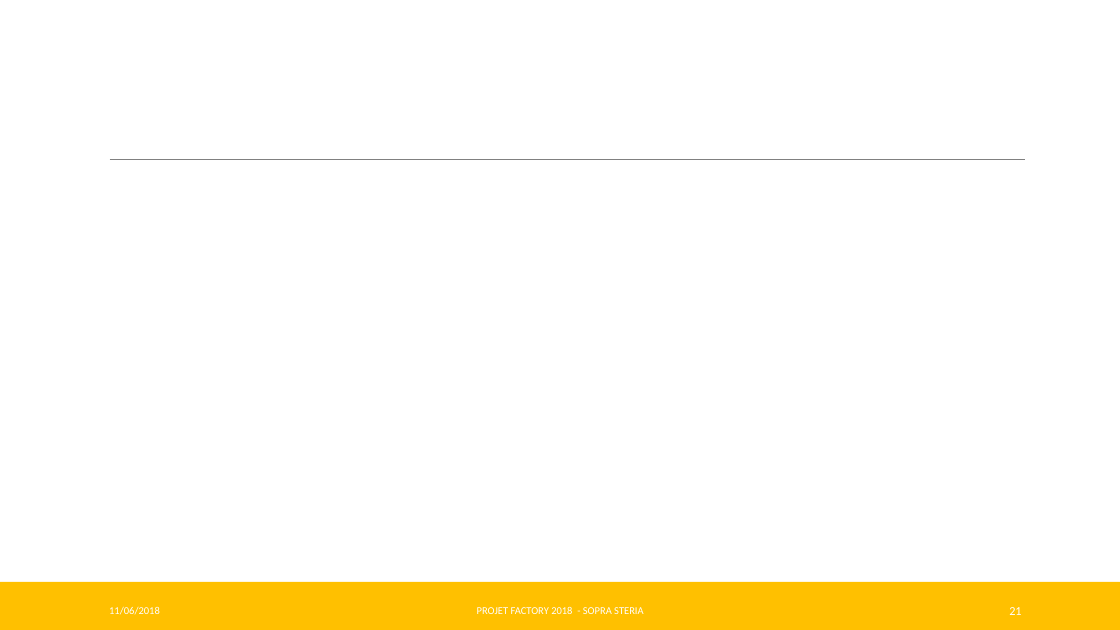
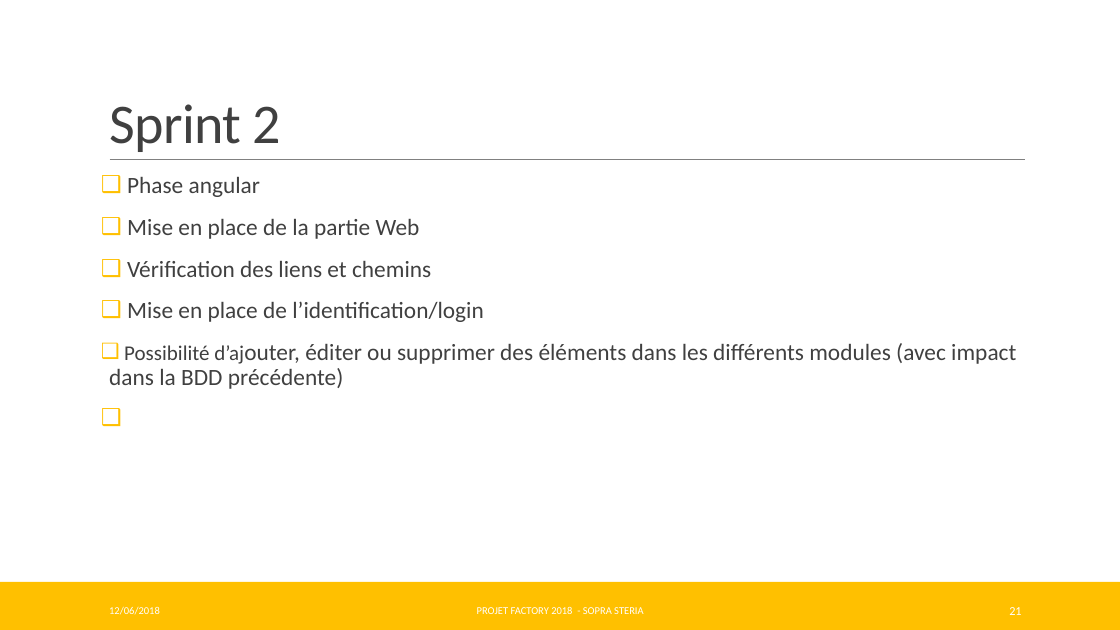
Before and after one commit to Pweting/ProjetFinalAAA, a slide deck: slide 21 of ProjetFinalAAA-Factory.pptx. Drawn at 1120x630 pixels with LibreOffice and Linux fonts; fonts in the diff are those of the drawing. Boxes give left, top, right and bottom in pixels: in the first picture for what was removed or moved away, otherwise in the second. Text is boxed around its words. In the diff, an @@ line names an element or a change of style, - is before the commit and + after.

```diff
--- a/ProjetFinalAAA-Factory.pptx
+++ b/ProjetFinalAAA-Factory.pptx
@@ title added at bbox=[109, 104, 281, 152], 48 pt, text #404040 @@
+Sprint 2
@@ text added at bbox=[109, 177, 1016, 389], 20 pt, text #404040 @@
+❑ Phase angular
+❑ Mise en place de la partie Web
+❑ Vérification des liens et chemins
+❑ Mise en place de l’identification/login
+  ❑ Possibilité d’ajouter, éditer ou supprimer des éléments dans les différents modules (avec impact dans la BDD précédente)
@@ text at bbox=[109, 606, 160, 615]: text changed @@
-11/06/2018
+12/06/2018
```
Also in this commit, not shown: 19 other slides changed, 4 slides added.
